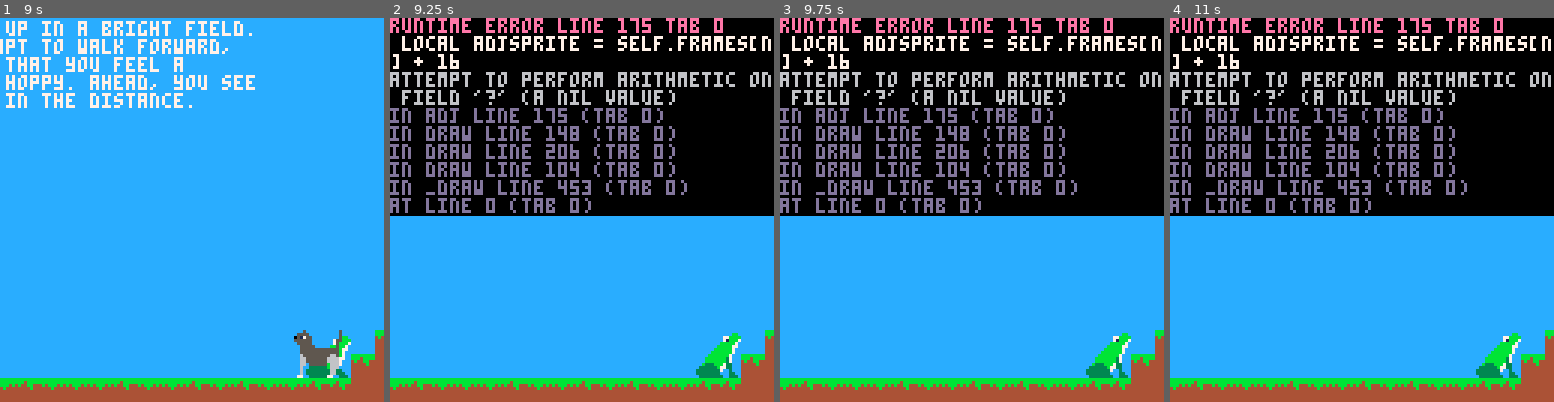
Above: before the commit, frames 1-4 (left to right).
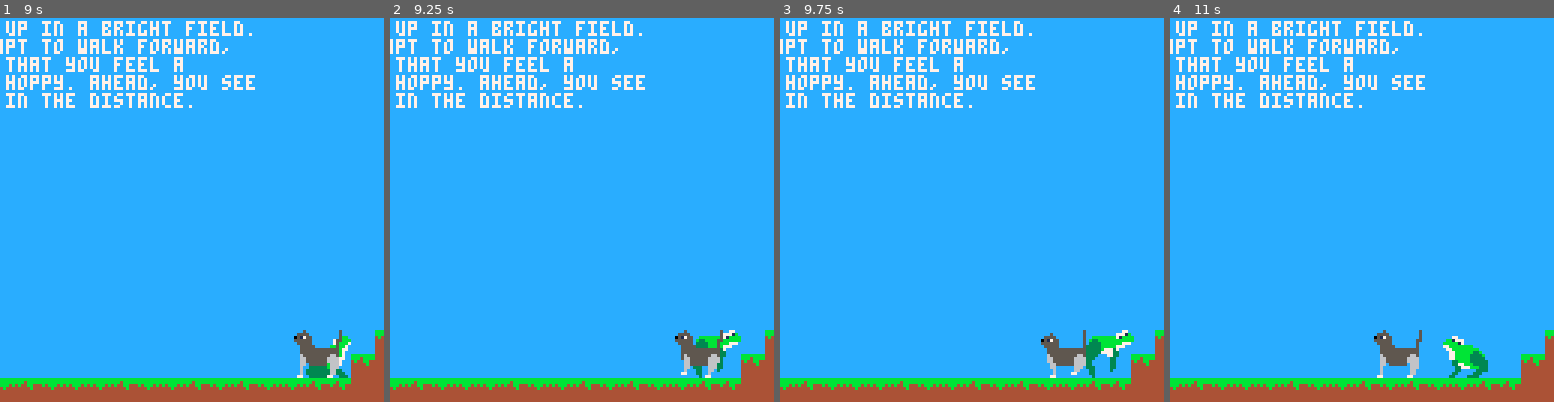
Above: after the commit, the same moments.

Repository: cincodenada/frogsvscats
Game: PICO-8 cartridge frogsvscats.p8
The game is run twice, just before and just after one commit, with the same random seed, the same clock (stepped at 60 frames per second) and the same inputs.
Inputs:
- Up to frame 1 (9 s): hold Right 1.6-2.1 s; hold Up 2.15-2.42 s; hold Right 2.47-3.03 s; hold Left 3.08-3.58 s; hold Right 4.02-4.68 s; hold Up 4.73-5.03 s; hold Left 5.08-5.68 s; hold Right 6.08-6.58 s; hold Right 6.63-7.13 s; hold Up 7.18-7.45 s; hold Right 7.5-8.07 s; hold Left 8.12-8.62 s
- Up to frame 2 (9.25 s): hold Right from 9.05 s (still down)
- Up to frame 3 (9.75 s): release Right at 9.72 s
- Up to frame 4 (11 s): hold Up 9.77-10.07 s; hold Left 10.12-10.72 s

Frame 1 is identical in both runs. In frame 2, 53% of the frame differs, in the area x 0-100%, y 0-94%; in frame 3, 53%; in frame 4, 53%.
Error before the commit: runtime error line 175 tab 0; local adjsprite = self.frames[n] + 16; attempt to perform arithmetic on field '?' (a nil value)

Commit message:
Don't crash when cats walk left

Diff:
--- a/frogsvscats.p8
+++ b/frogsvscats.p8
@@ -156,6 +156,8 @@
 	spr(self.frames[fidx], x, y-self.h*8, self.w, self.h, flipped)
 end
 function sprite:move_frame(howmany)
+	if(howmany < 0) stop("not supported!")
+	if(#self.frames == 5) printh(self.cur_frame.."+"..howmany.."frames")
 	self.last_frame = self.cur_frame
 	self.just_looped = false
 	self.cur_frame += howmany
@@ -163,6 +165,15 @@
 	if(self.cur_frame >= #self.frames) then
 		self.cur_frame = 0
 		self.just_looped = true
+	end
+end
+function sprite:set_frame(towhat)
+	if(towhat < #self.frames) then
+		if(towhat < self.cur_frame) then
+			-- hmm
+			self.just_looped = true
+		end
+		self.cur_frame = towhat
 	end
 end
 function sprite:entered(frame)
@@ -253,7 +264,7 @@
 end
 function entity:fpf()
 	if(self.cur_move) then
-		return self.cur_move.vx
+		return abs(self.cur_move.vx)
 	else
 		return 1
 	end
